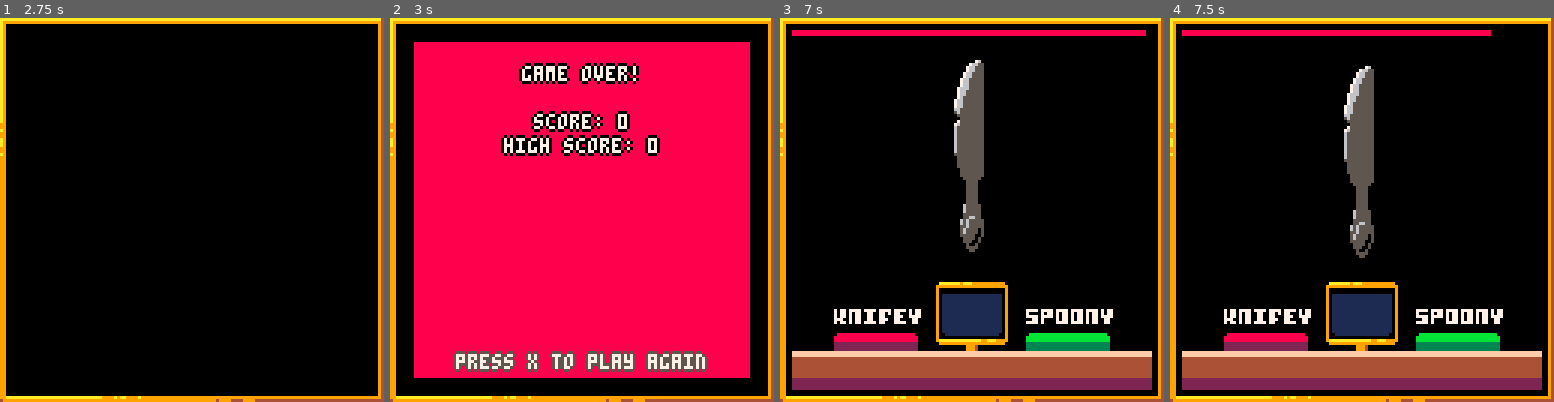
Above: before the commit, frames 1-4 (left to right).
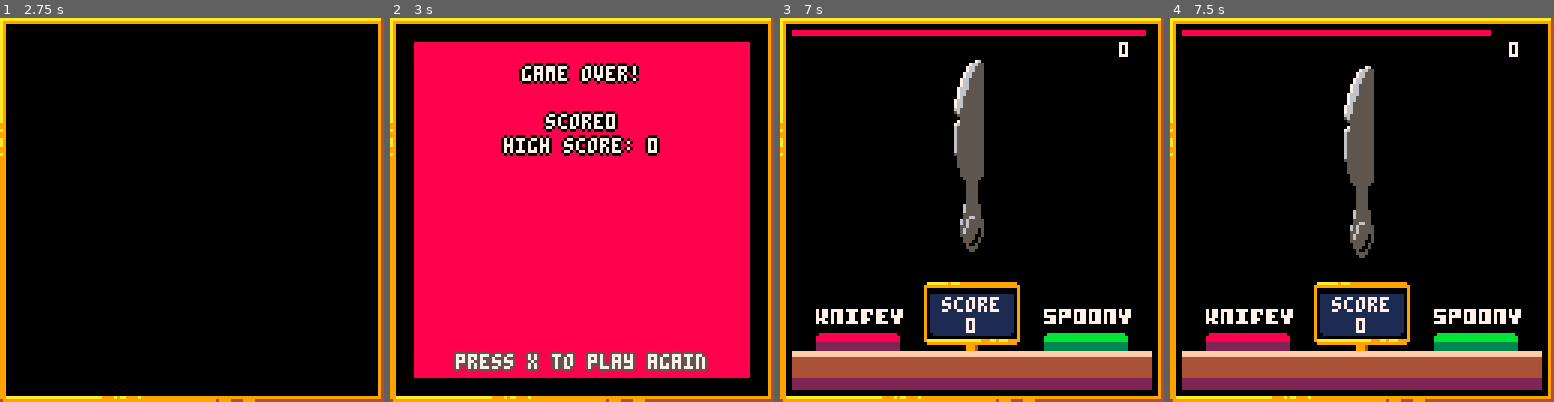
Above: after the commit, the same moments.

Repository: Jonic/knifey-spoony
Game: PICO-8 cartridge knifey-spoony.p8
Two runs of this game, one before a commit and one after it. Both use one fixed random seed, a clock stepped at 60 frames per second and the inputs below.
Inputs:
- Up to frame 1 (2.75 s): tap X (X key) at 0.33, 1.07, 1.85 s; tap O (Z key) at 0.7, 1.7, 2.1, 2.5 s; hold Right 1.6-2.1 s; hold Right from 2.47 s (still down)
- Up to frame 2 (3 s): keep holding Right; tap O (Z key) at 2.9 s; tap X (X key) at 2.97 s
- Up to frame 3 (7 s): release Right at 3.03 s; hold Left 3.08-3.58 s; tap O (Z key) every 0.4 s from 3.3 to 6.9 s; hold Right 4.02-4.68 s; tap X (X key) at 4.08, 5.2, 6.32 s; hold Left 5.08-5.68 s; hold Right 6.08-6.58 s; hold Right from 6.63 s (still down)
- Up to frame 4 (7.5 s): release Right at 7.13 s; tap O (Z key) at 7.3 s; tap X (X key) at 7.43 s

Frame 1 is identical in both runs. In frame 2, 0.8% of the frame differs, in the area x 36-63%, y 24-30%; in frame 3, 3.7%, in the area x 9-92%, y 6-87%; in frame 4, 3.7%.

Commit message:
Updated sprite references for buttons and score display

Diff:
--- a/knifey-spoony.p8
+++ b/knifey-spoony.p8
@@ -157,21 +157,21 @@
   playing = {
     buttons = {
       knifey = {
-        { i = 4,  x = 16, y = 96, w = 4, h = 2 },
-        { i = 8,  x = 16, y = 96, w = 4, h = 2 },
-        { i = 12, x = 16, y = 96, w = 4, h = 2 },
-        { i = 8,  x = 16, y = 96, w = 4, h = 2 },
+        { i = 4,  x = 10, y = 96, w = 4, h = 2 },
+        { i = 8,  x = 10, y = 96, w = 4, h = 2 },
+        { i = 12, x = 10, y = 96, w = 4, h = 2 },
+        { i = 8,  x = 10, y = 96, w = 4, h = 2 },
       },
       spoony = {
-        { i = 36, x = 80, y = 96, w = 4, h = 2 },
-        { i = 40, x = 80, y = 96, w = 4, h = 2 },
-        { i = 44, x = 80, y = 96, w = 4, h = 2 },
-        { i = 40, x = 80, y = 96, w = 4, h = 2 },
+        { i = 36, x = 86, y = 96, w = 4, h = 2 },
+        { i = 40, x = 86, y = 96, w = 4, h = 2 },
+        { i = 44, x = 86, y = 96, w = 4, h = 2 },
+        { i = 40, x = 86, y = 96, w = 4, h = 2 },
       },
     },
     score = {
-      { i = 134, w = 3, h = 3 },
-      { i = 50,  x = 10, y = 21},
+      { i = 134, w = 4, h = 3 },
+      { i = 50,  x = 14, y = 21},
     },
     utensils = {
       knifey = {
@@ -435,11 +435,12 @@
   high_score_beaten = '** new high score **',
   knifey            = 'knifey',
   play_again        = 'press x to play again',
-  score             = 'score: ',
+  score             = 'score',
   spoony            = 'spoony',
   start_game        = 'press x to start',
 
-  center = function(str)
+  center_x = function(str)
+    str = str .. ''
     return 64 - #str * 2
   end,
 
@@ -455,9 +456,8 @@
     print(str, x, y,     color)
   end,
 
-  output = function(str, y, color, outline)
+  output = function(str, x, y, color, outline)
     local outline = outline or nil
-    local x       = text.center(str)
 
     if (outline != nil) then
       return text.outline(str, x, y, color, outline)
@@ -466,8 +466,17 @@
     print(str, x, y, color)
   end,
 
-  show = function(key, y, color, outline)
-    text.output(text[key], y, color, outline)
+  output_center = function(str, y, color, outline)
+    local x = text.center_x(str)
+    text.output(str, x, y, color, outline)
+  end,
+
+  show = function(key, x, y, color, outline)
+    text.output(text[key], x, y, color, outline)
+  end,
+
+  show_center = function(key, y, color, outline)
+    text.output_center(text[key], y, color, outline)
   end
 }
 
@@ -613,7 +622,7 @@
   s.show_start_text = function()
     s.start_text_flash += 1
     if (s.start_text_flash == 24) s.start_text_flash = 0
-    if (s.start_text_flash < 12) text.show('start_game', 100, 7)
+    if (s.start_text_flash < 12) text.show_center('start_game', 100, 7)
   end
 
   s.init = function()
@@ -638,7 +647,7 @@
 
   s.draw = function()
     s.show_start_text()
-    text.show('about', 117, 7)
+    text.show_center('about', 117, 7)
     s.flash()
   end
 
@@ -737,6 +746,7 @@
   }
 
   s.button_animations = {}
+  s.score_display = nil
   s.timeout = {}
   s.timer = {
     color     = 8,
@@ -772,6 +782,8 @@
       return s.choose_utensil()
     end
 
+    destroy_object(s.utensil.sprites)
+
     s.utensil.type    = utensil_type
     s.utensil.index   = utensil_index
     s.utensil.sprites = init_object({
@@ -785,7 +797,7 @@
 
   s.decrease_timeout_remaining = function()
     s.timeout.remaining -= 1
-    if (s.timeout.remaining <= 0) go_to('game_over')
+    -- if (s.timeout.remaining <= 0) go_to('game_over')
   end
 
   s.decrease_timeout_start = function()
@@ -846,13 +858,14 @@
 
   s.new_round = function()
     s.timeout.remaining = s.timeout.start
-    init_object({ tiles = tiles.playing.score, x = 52, y = 88 })
+    s.update_score_display()
     s.choose_utensil()
   end
 
   s.reset = function()
+    s.button_animations = clone(s.defaults.button_animations)
+    s.score_display     = nil
     s.timeout           = copy(s.defaults.timeout)
-    s.button_animations = clone(s.defaults.button_animations)
     reset_globals()
   end
 
@@ -861,7 +874,6 @@
   end
 
   s.round_passed = function()
-    destroy_object(s.utensil.sprites)
     update_score()
     s.decrease_timeout_start()
     s.new_round()
@@ -870,6 +882,23 @@
   s.timer_width = function()
     local elapsed_percentage = s.timeout.remaining / s.timeout.start
     return flr(elapsed_percentage * s.timer.max_width)
+  end
+
+  s.update_score_display = function()
+    local score_display_y1 = 88
+
+    if s.score_display ~= nil then
+      score_display_y1 = 90
+      destroy_object(s.score_display)
+    end
+
+    s.score_display = init_object({
+      tiles    = tiles.playing.score,
+      x        = 48,
+      y1       = score_display_y1,
+      y2       = 88,
+      duration = 3,
+    })
   end
 
   s.init = function()
@@ -886,6 +915,10 @@
     s.draw_timer()
     s.draw_buttons()
     s.draw_floor()
+
+    text.show_center('score', 93, 7)
+    text.output_center(score, 100, 7)
+    text.output(high_score,   113, 8, 7, 0)
   end
 
   return s
@@ -906,12 +939,12 @@
 
     rectfill(8, 8, 119, 119, 8)
 
-    text.show('game_over',       16, 7, 0)
-    text.output(score_text,      32, 7, 0)
-    text.output(high_score_text, 40, 7, 0)
-
-    if (high_score_beaten) text.show('high_score_beaten', 56, 7, 0)
-    text.show('play_again', 112, 7, 5)
+    text.show_center('game_over',       16, 7, 0)
+    text.output_center(score_text,      32, 7, 0)
+    text.output_center(high_score_text, 40, 7, 0)
+
+    if (high_score_beaten) text.show_center('high_score_beaten', 56, 7, 0)
+    text.show_center('play_again', 112, 7, 5)
   end
 
   return s
Not shown, changed: 21 lines of the sprite sheet (__gfx__) section of knifey-spoony.p8
